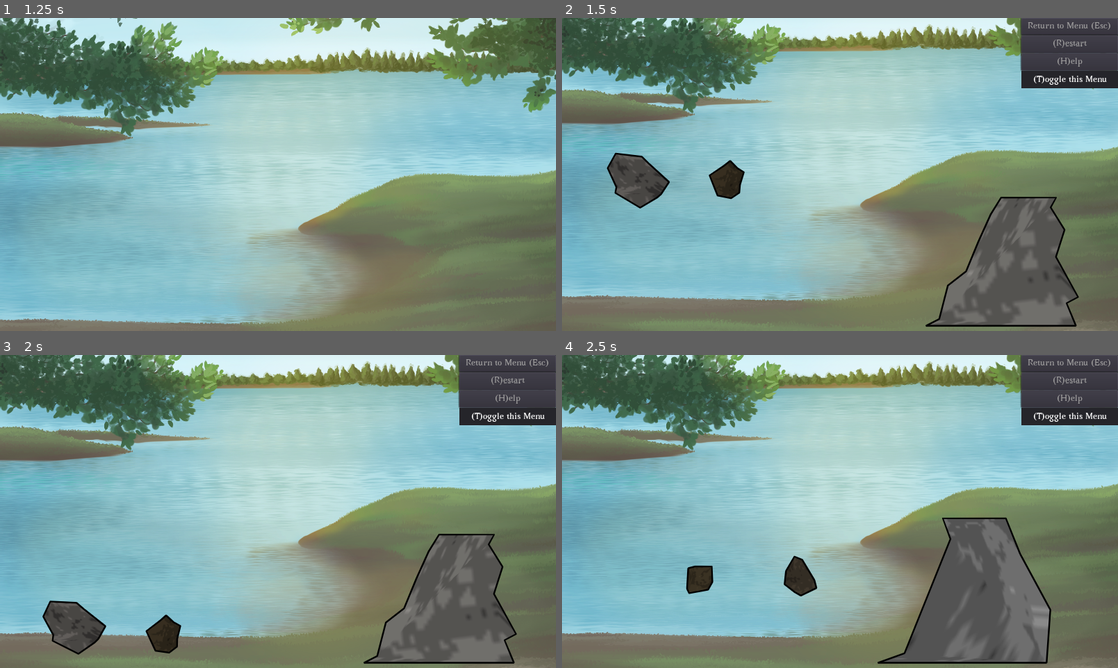
Above: before the commit, frames 1-4 (two rows, left to right).
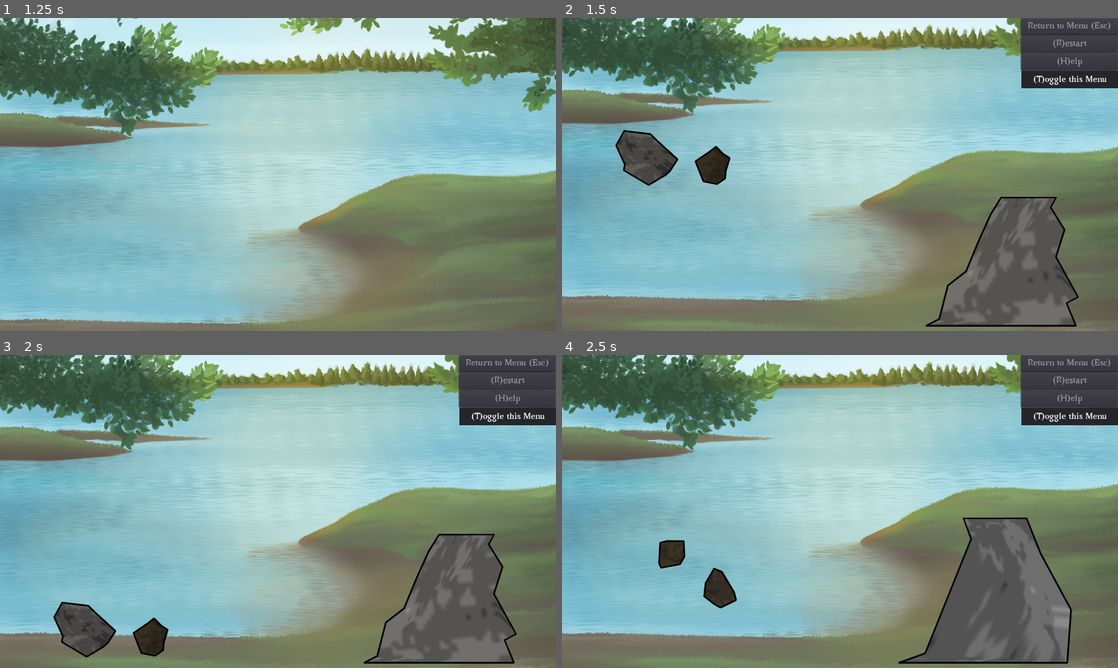
Above: after the commit, the same moments.

Repository: ebrahimebrahim/knock-the-rock
Game: Godot game, scene res://MenuScreen.tscn
Same seed, same stepped clock (60 frames per second), same inputs: the game is played once before the commit and once after it. Sound files missing from this copy of the repository are replaced by a short silence.
Inputs (mouse positions are in pixels of both pictures, inside the frame that each line leads up to):
- Up to frame 1 (1.25 s): click "Sandbox" at 0.5 s
- Up to frame 2 (1.5 s): move the mouse to (962, 158) at 1.27 s; press the mouse at (962, 158) at 1.28 s
- Up to frame 3 (2 s): no input
- Up to frame 4 (2.5 s): release the mouse at (962, 495) at 2 s; click "(R)estart" at 2 s

Frame 1 is identical in both runs. In frame 2, 2.7% of the frame differs, in the area x 8-33%, y 35-61%; in frame 3, 1.4%; in frame 4, 6.2%, in the area x 17-92%, y 51-99%.

Commit message:
address #40
I believe it is fixed, and the problem seems to be gone with no new bugs after testing it a bit, but I wanted to leave the issue open so we can look at something together.

Changes in a bunch of different places were made to accomplish the results here, but these are the main two changes that caused other things to change:
(1) Now, spawn_rocks looks for other rocks not only within the set of other rocks it has spawned so far, but within ALL of RockList.
(2) It turned out this wasn't enough for the zero-G rocks. Sometimes the line was just too cramped for them to find room. So the spawn line is now a spawn BOX, which required topmost_vertex() and botmost_vertex() in RockPolygon.gd and Rock.gd.

One thing I want to look at together (or just me looking at it further) before closing the issue is the new yield statement in GameBase.gd. Is it necessary, is it peupy/problematic?

Diff:
--- a/ktr/GameBase.gd
+++ b/ktr/GameBase.gd
@@ -39,12 +39,13 @@
 	if event.is_action_pressed("toggle_hud"): _on_toggle()
 	if event is InputEventMouseButton and event.button_index == BUTTON_LEFT: update_cursor()
 
-# Spawn a number of non-intersecting rocks along the given line segment
-# The line should have exactly two points
+# Spawn a number of non-intersecting rocks within the given box
+# The box should be a node that has two Position2D children
 # Returns a list of the spawned rocks
 # optionally boundaries can be an Array of two floats: the left and right boundary
 # in which the rocks should be spawned
-func spawn_rocks(num_rocks : int, spawn_line : Line2D, boundaries = []):
+func spawn_rocks(num_rocks : int, spawn_box : Node, boundaries = []):
+	assert(spawn_box.get_child_count() == 2)
 	var rocks = []
 	for _i in range(num_rocks):
 		var rock : Rock = Rock.new()
@@ -52,15 +53,20 @@
 		var num_positioning_attempts = 0
 		var positioning_failed = false
 		while true:
-			rock.set_position(random_point_on_line(spawn_line))
+			rock.set_position(random_point_in_box(spawn_box))
 			var rock_intersects_some_other_rock = false
 			var r_l = rock.leftmost_vertex().x
 			var r_r = rock.rightmost_vertex().x
-			for other in rocks:
-				var o_l = other.leftmost_vertex().x
-				var o_r = other.rightmost_vertex().x
-				if r_r > o_l and o_r > r_l:
-					rock_intersects_some_other_rock = true
+			var r_t = rock.topmost_vertex().y
+			var r_b = rock.botmost_vertex().y
+			for other in $RockList.get_children():
+				if not other == rock:
+					var o_l = other.leftmost_vertex().x
+					var o_r = other.rightmost_vertex().x
+					var o_t = other.topmost_vertex().y
+					var o_b = other.botmost_vertex().y
+					if r_r > o_l and o_r > r_l and r_b > o_t and o_b > r_t:
+						rock_intersects_some_other_rock = true
 			var rock_within_boundaries = true
 			if not boundaries.empty():
 				assert(len(boundaries)==2)
@@ -75,8 +81,14 @@
 		if positioning_failed:
 			for r in rocks:
 				r.queue_free()
-			return spawn_rocks(num_rocks,spawn_line,boundaries)
+			yield(get_tree().create_timer(3.0),"timeout")
+			return spawn_rocks(num_rocks,spawn_box,boundaries)
 	return rocks
+
+# returns a random point in a box, the box being a node which has a "TopLeft" child and a "BotRight" child (their coordinates should be global anyway bc of their ancestry)
+func random_point_in_box(box : Node):
+	assert(box.get_child_count() == 2)
+	return Vector2(rand_range(box.get_children()[0].position.x,box.get_children()[1].position.x),rand_range(box.get_children()[0].position.y,box.get_children()[1].position.y))
 
 # returns random point on given line, in global coords
 func random_point_on_line(line : Line2D):
--- a/ktr/GameChallenge.gd
+++ b/ktr/GameChallenge.gd
@@ -97,7 +97,7 @@
 	var rightwall : CollisionShape2D = $LineOfPebbles/ThrowZoneBarrier/RightWall
 	var rocks = spawn_rocks(
 		num_rocks,
-		$RockSpawnLine,
+		$RockSpawnBox,
 		[ 0 , rightwall.global_position.x - rightwall.shape.extents.x ]
 	)
 	for rock in rocks:
--- a/ktr/GameChallenge.tscn
+++ b/ktr/GameChallenge.tscn
@@ -31,10 +31,13 @@
 [node name="Floor" parent="." index="2"]
 collision_layer = 3
 
-[node name="RockSpawnLine" type="Line2D" parent="." index="3"]
-visible = false
-position = Vector2( 0, 50 )
-points = PoolVector2Array( 25, 300, 250, 300 )
+[node name="RockSpawnBox" type="Node" parent="." index="4"]
+
+[node name="TopLeft" type="Position2D" parent="RockSpawnBox" index="0"]
+position = Vector2( 42.3785, 282.81 )
+
+[node name="BotRight" type="Position2D" parent="RockSpawnBox" index="1"]
+position = Vector2( 228.844, 447.629 )
 
 [node name="LineOfPebbles" type="Line2D" parent="." index="5"]
 position = Vector2( -142, 0 )
--- a/ktr/GameSandbox.gd
+++ b/ktr/GameSandbox.gd
@@ -1,7 +1,7 @@
 extends "res://GameBase.gd"
 
 func _ready():
-	spawn_rocks(2,$RockSpawnLine)
+	spawn_rocks(2,$RockSpawnBox)
 
 func _input(event):
 	if event is InputEventMouseButton and event.is_pressed():
--- a/ktr/GameSandbox.tscn
+++ b/ktr/GameSandbox.tscn
@@ -6,12 +6,13 @@
 [node name="Game" instance=ExtResource( 1 )]
 script = ExtResource( 2 )
 
-[node name="RockSpawnLine" type="Line2D" parent="." index="3"]
-visible = false
-points = PoolVector2Array( 100, 300, 500, 300 )
-__meta__ = {
-"_editor_description_": "Spawn range for rocks"
-}
+[node name="RockSpawnBox" type="Node" parent="." index="2"]
+
+[node name="TopLeft" type="Position2D" parent="RockSpawnBox" index="0"]
+position = Vector2( 92, 242 )
+
+[node name="BotRight" type="Position2D" parent="RockSpawnBox" index="1"]
+position = Vector2( 368, 432 )
 
 [node name="SplayedHandTimer" type="Timer" parent="." index="6"]
 wait_time = 0.7
--- a/ktr/Rock.gd
+++ b/ktr/Rock.gd
@@ -288,6 +288,14 @@
 	return rock_polygon.rightmost_vertex()
 
 
+func topmost_vertex() -> Vector2:
+	return rock_polygon.topmost_vertex()
+
+
+func botmost_vertex() -> Vector2:
+	return rock_polygon.botmost_vertex()
+
+
 # Returns a bounding rectangle in global coords
 func bounding_rect() -> Rect2:
 	return rock_polygon.bounding_rect()
--- a/ktr/RockPolygon.gd
+++ b/ktr/RockPolygon.gd
@@ -114,6 +114,22 @@
 	var argmax = xs.find(xs.max())
 	return get_global_transform().xform(vertices[argmax])
 
+# Returns the global coords of the vertex that is topmost in global coords
+func topmost_vertex() -> Vector2:
+	var ys = []
+	for v in vertices:
+		ys.push_back(get_global_transform().xform(v).y)
+	var argmin = ys.find(ys.min())
+	return get_global_transform().xform(vertices[argmin])
+
+# Returns the global coords of the vertex that is bottommost in global coords
+func botmost_vertex() -> Vector2:
+	var ys = []
+	for v in vertices:
+		ys.push_back(get_global_transform().xform(v).y)
+	var argmax = ys.find(ys.max())
+	return get_global_transform().xform(vertices[argmax])
+
 
 # Returns a bounding rectangle in global coords
 func bounding_rect() -> Rect2:
